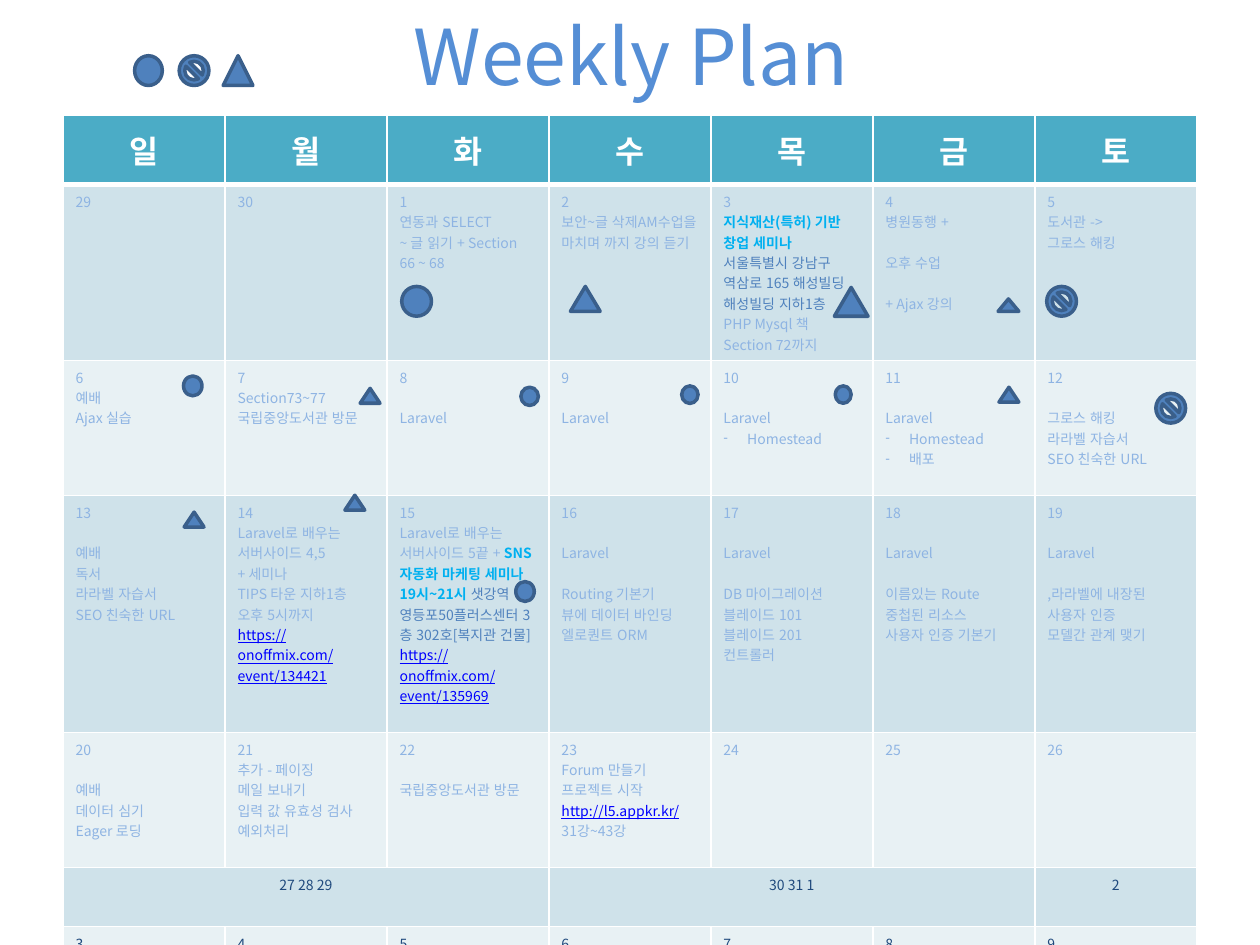
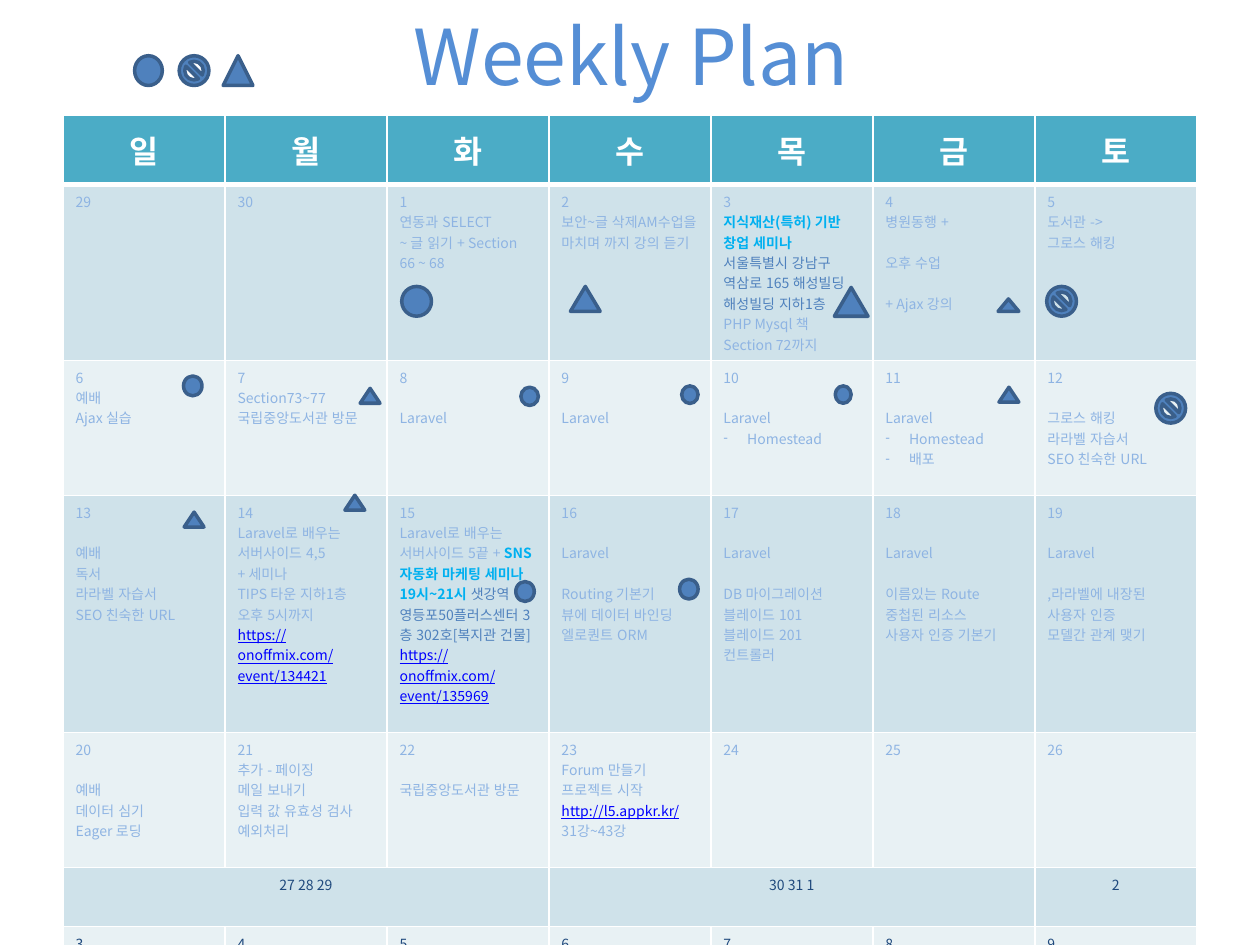
Before and after one commit to madforre/Laravel, a slide deck: slide 3 of Monthly Plan.pptx. Drawn at 1260x945 pixels with LibreOffice and Linux fonts; fonts in the diff are those of the drawing. Boxes give left, top, right and bottom in pixels: in the first picture for what was removed or moved away, otherwise in the second. Text is boxed around its words. In the diff, an @@ line names an element or a change of style, - is before the commit and + after.

```diff
--- a/Monthly Plan.pptx
+++ b/Monthly Plan.pptx
@@ ellipse added at (679, 580, 698, 600), fill #4F81BD, outline #3A5F8C 2 pt @@
```
Also in this commit, not shown: 7 other files.
